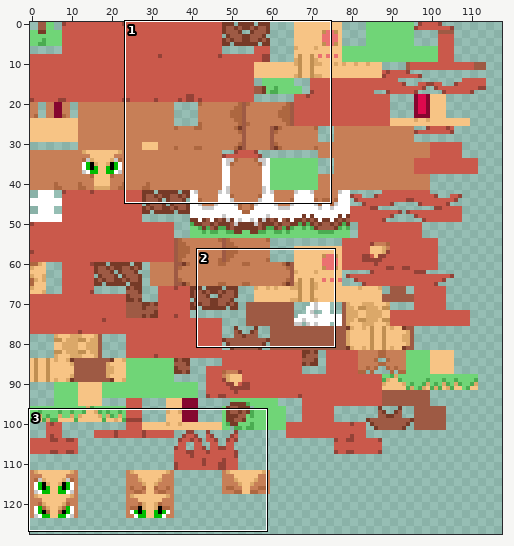
Sprite sheet, stored at MegaverseMons/assets/cobblemon/textures/pokemon/liength/liength.png. The picture above shows the old version from afar; the outline marks the close-up.
Close-up. Old version:
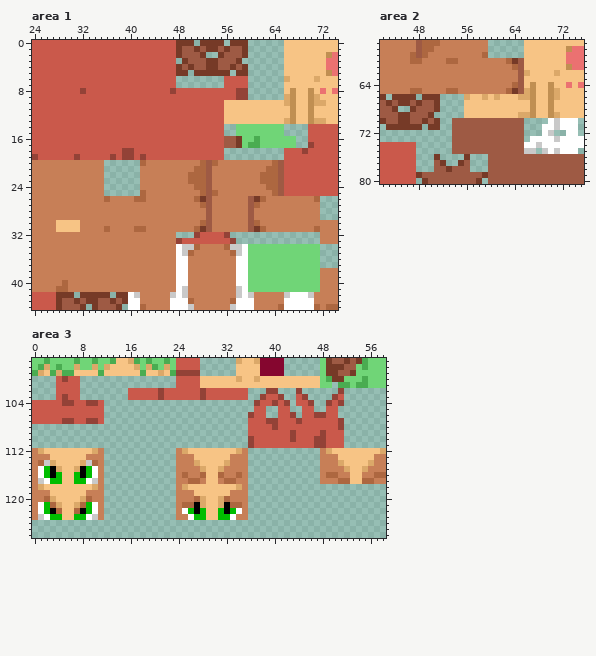
The file is 128x128 pixels. Colours within 5 levels of each other are drawn and written as one. Shown: area 1: x 24..74, y 0..44; area 2: x 42..75, y 57..80; area 3: x 0..58, y 97..126. The wide view leaves out empty margins.
The result:
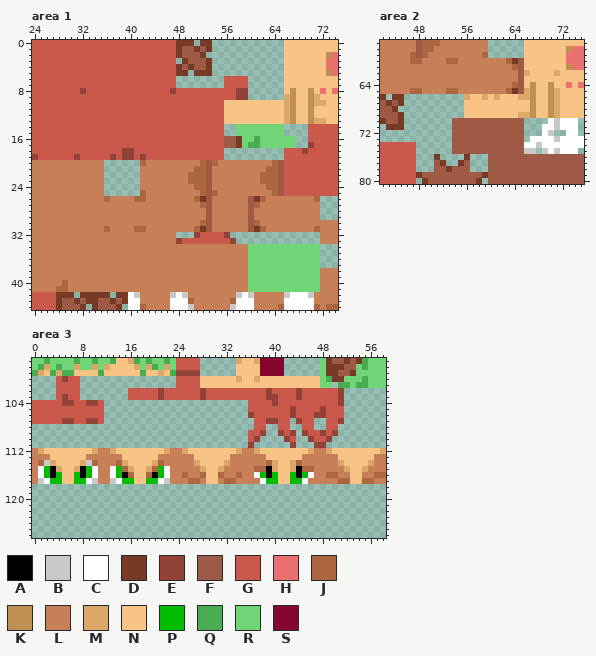
Palette (. is transparent): A #000000  B #c9c9c9  C #ffffff  D #763a27  E #934237  F #9e5a44  G #ca594b  H #eb7171  J #ad6740  K #c08f52  L #c77f57  M #dba869  N #f7c485  P #00bd00  Q #4aac51  R #70d577  S #85062f
Edits made:
Changed rows in their new state; - is an unchanged pixel.
Area 1:
first column x 54:
 0 ..-...------------
 1 ......------------
 2 -.....------------
 3 .....-------------
 4 ......------------
 5 ...-..------------
 6 ------------N----N
first column x 66:
11 M
12 M
first column x 28:
30 LLLL----------------------------
31 LLLL----------------------------
34 --------------------LLLL----LLLL
35 --------------------LLL------LLL
36 --------------------LL--------LL
37 --------------------LL--------LL
38 --------------------LL--------LL
39 --------------------LL--------LL
40 --------------------LL--------LL
41 --------------------LL--------LL
Area 2:
first column x 46:
66 ..-...--------------------
67 ......-------------------M
68 -.....-------------------M
69 .....---------------------
70 ......--------------------
71 ...-..--------------------
Area 3:
first column x 0:
102 ------------------------------------GGG-GGGG-GGGGGG-
103 ------------------------------------GGGEEGGGEGGGGGGE
104 ------------------------------------GG----GG--GGGG--
105 ------------------------------------G--GG--EG--GE--G
106 ---------------------------------------GG---G------G
107 ------------------------------------.------.---..---
108 ------------------------------------.--..--..--..--.
109 --------------------------------------E..E--.E----E.
110 ------------------------------------GE....EG..EGGE..
111 -------------------------------------......E...--...
112 ------------LMNNNNNNNNML------------LMNNNNNNNNML----
113 ------------LLLNNNNNNLLL------------LLLNNNNNNLLL----
114 ------------LLJMNNNNMJLL------------LLLJMNNMJLLL----
115 ------------LCPJMNNMJPCL------------LJJAMNNMAJJL----
116 ------------LCPAJNNJAPCL------------LCPAPNNPAPCL----
117 ------------LBCPPNNPPCBL------------LLCPPNNPPCLL----
118 ............------------............----------------
119 ............------------............----------------
120 ............------------............----------------
121 ............------------............----------------
122 ............------------............----------------
123 ............------------............----------------
Pixel boxes of the changes (left, top, right, bottom) in both close-ups:
erased: (212, 40, 248, 76)
changed: (284, 76, 320, 118)
changed: (56, 220, 80, 232)
changed: (176, 244, 248, 292)
erased: (404, 94, 440, 130)
changed: (554, 100, 560, 112)
changed: (32, 388, 344, 520)
